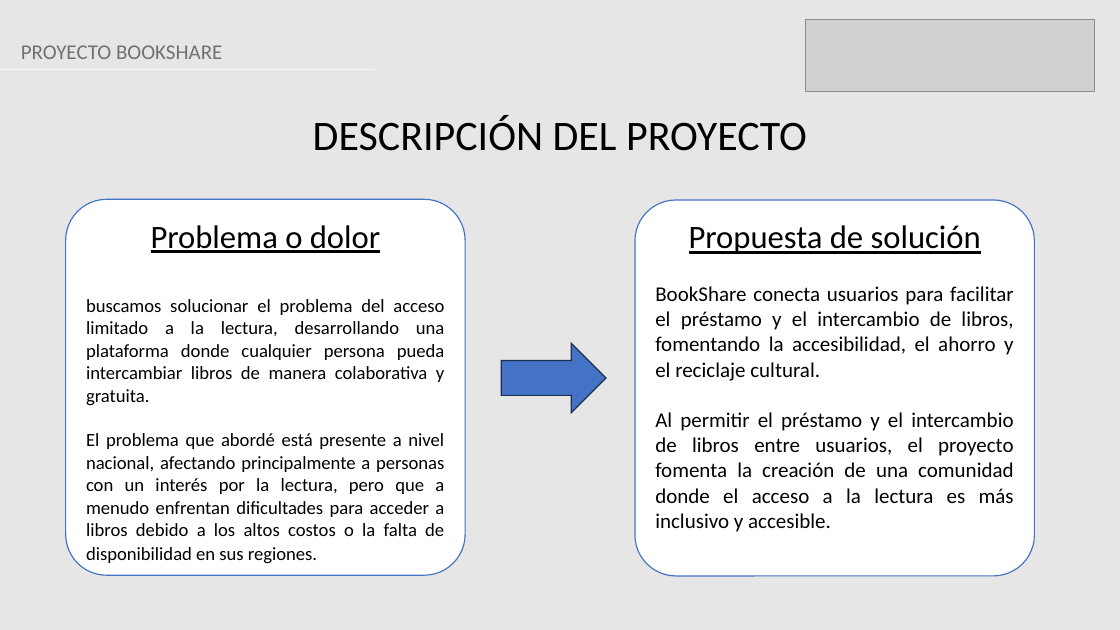
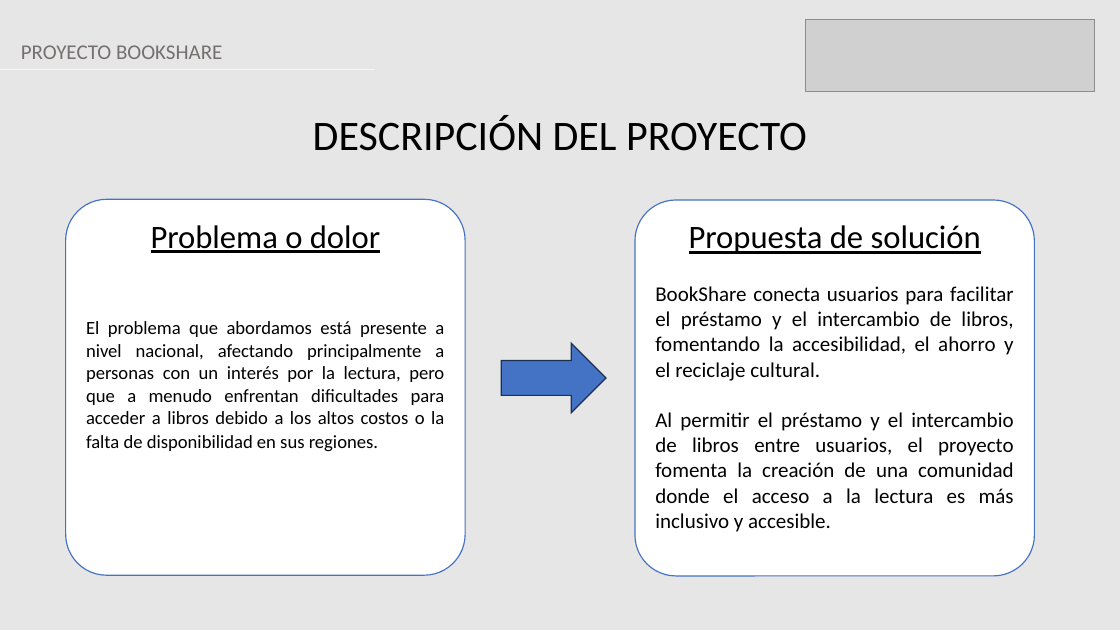
Before and after one commit to Zer0sBl4ck/capstone2024-2, a slide deck: slide 3 of Fase 2/Evidencias Proyecto/Presentación Proyecto.pptx. Drawn at 1120x630 pixels with LibreOffice and Linux fonts; fonts in the diff are those of the drawing; grey boxes stand for pictures. Boxes give left, top, right and bottom in pixels: in the first picture for what was removed or moved away, otherwise in the second. Text is boxed around its words. In the diff, an @@ line names an element or a change of style, - is before the commit and + after.

Commit message:
ajustes de front y dimensiones de libros

```diff
--- a/Fase 2/Evidencias Proyecto/Presentación Proyecto.pptx
+++ b/Fase 2/Evidencias Proyecto/Presentación Proyecto.pptx
@@ text in rounded rectangle at (86, 321, 445, 452): text changed @@
-buscamos solucionar el problema del acceso limitado a la lectura, desarrollando una plataforma donde cualquier persona pueda intercambiar libros de manera colaborativa y gratuita.
-El problema que abordé está presente a nivel nacional, afectando principalmente a personas con un interés por la lectura, pero que a menudo enfrentan dificultades para acceder a libros debido a los altos costos o la falta de disponibilidad en sus regiones.
+El problema que abordamos está presente a nivel nacional, afectando principalmente a personas con un interés por la lectura, pero que a menudo enfrentan dificultades para acceder a libros debido a los altos costos o la falta de disponibilidad en sus regiones.
```
Also in this commit, not shown: 4 other slides changed, 1 slide added, 1 slide removed, 27 other files.
